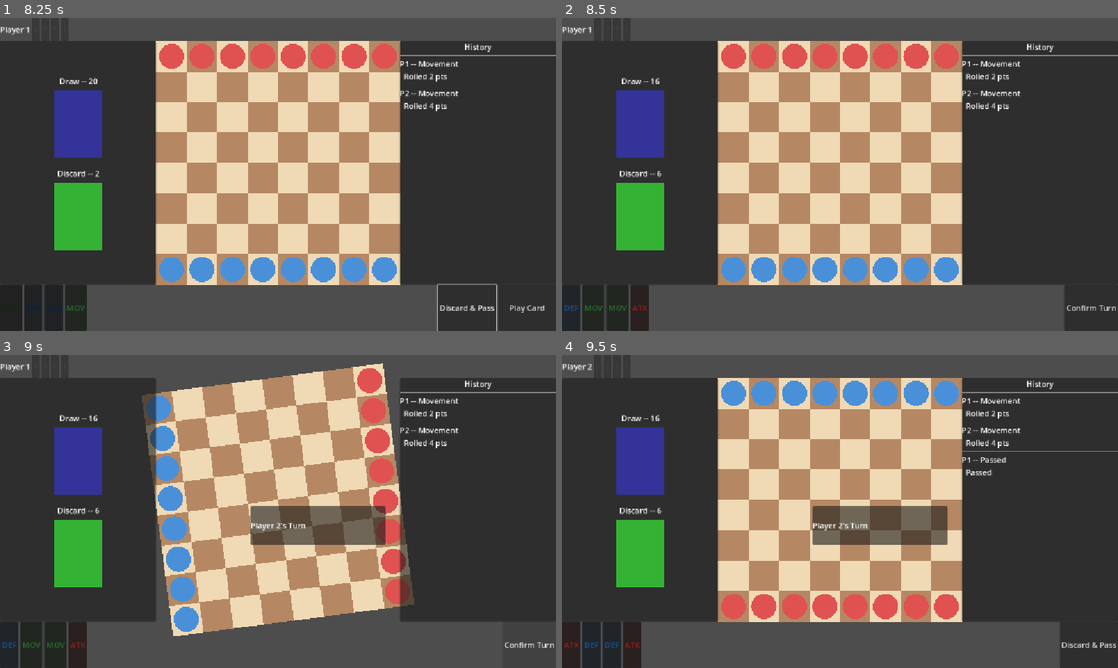
Above: before the commit, frames 1-4 (two rows, left to right).
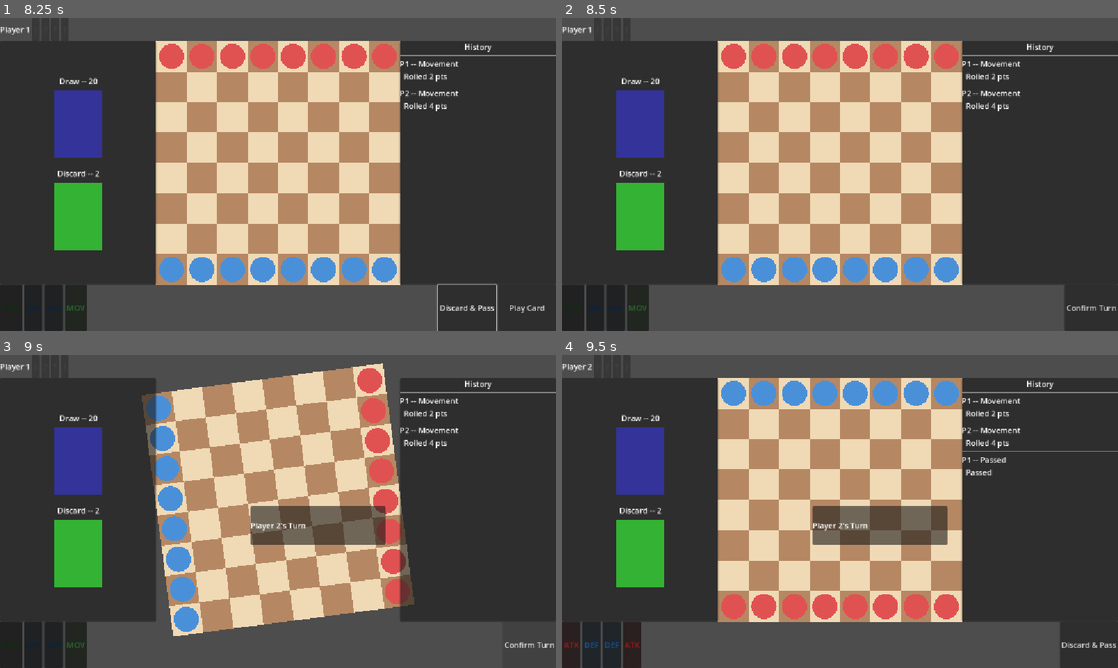
Above: after the commit, the same moments.

Repository: jtguzman/bataz
Game: Godot game, scene res://scenes/main.tscn
The game is run twice, just before and just after one commit, with the same random seed, the same clock (stepped at 60 frames per second) and the same inputs.
Inputs (mouse positions are in pixels of both pictures, inside the frame that each line leads up to):
- Up to frame 1 (8.25 s): click "MOV" at 0.5 s; click "Play Card" at 1.25 s; click "Done" at 2 s; click "ATK" at 2.75 s; click "MOV" at 3.5 s; click "Play Card" at 4.25 s; click "Done" at 5 s; click "DEF" at 5.75 s; click "DEF" at 6.5 s; click "MOV" at 7.25 s; tap Enter (ui_accept) at 8 s; move the mouse to (400, 158) at 8.02 s; hold Right (ui_right) from 8.03 s (still down); tap Shift at 8.1 s; click (400, 158) at 8.17 s
- Up to frame 2 (8.5 s): keep holding Right (ui_right); tap Enter (ui_accept) at 8.27 s
- Up to frame 3 (9 s): release Right (ui_right) at 8.75 s; click "Confirm Turn" at 8.75 s
- Up to frame 4 (9.5 s): no input

Frame 1 is identical in both runs. In frame 2, 0.4% of the frame differs, in the area x 0-18%, y 19-100%; in frame 3, 0.4%; in frame 4, less than 0.1%.

Commit message:
refactor: remove card draw from on_discard_and_pass

Diff:
--- a/scripts/game/turn_manager.gd
+++ b/scripts/game/turn_manager.gd
@@ -86,10 +86,9 @@
 	# end_turn() is called by Main after flip animation
 
 func on_discard_and_pass() -> void:
-	CardSystem.discard_and_refill(current_player)
 	phase = Phase.END
 	phase_changed.emit(phase)
-	# end_turn() is called by Main after user confirms preview
+	# end_turn() is called by Main after flip animation
 
 func end_turn() -> void:
 	turn_ended.emit(current_player)
